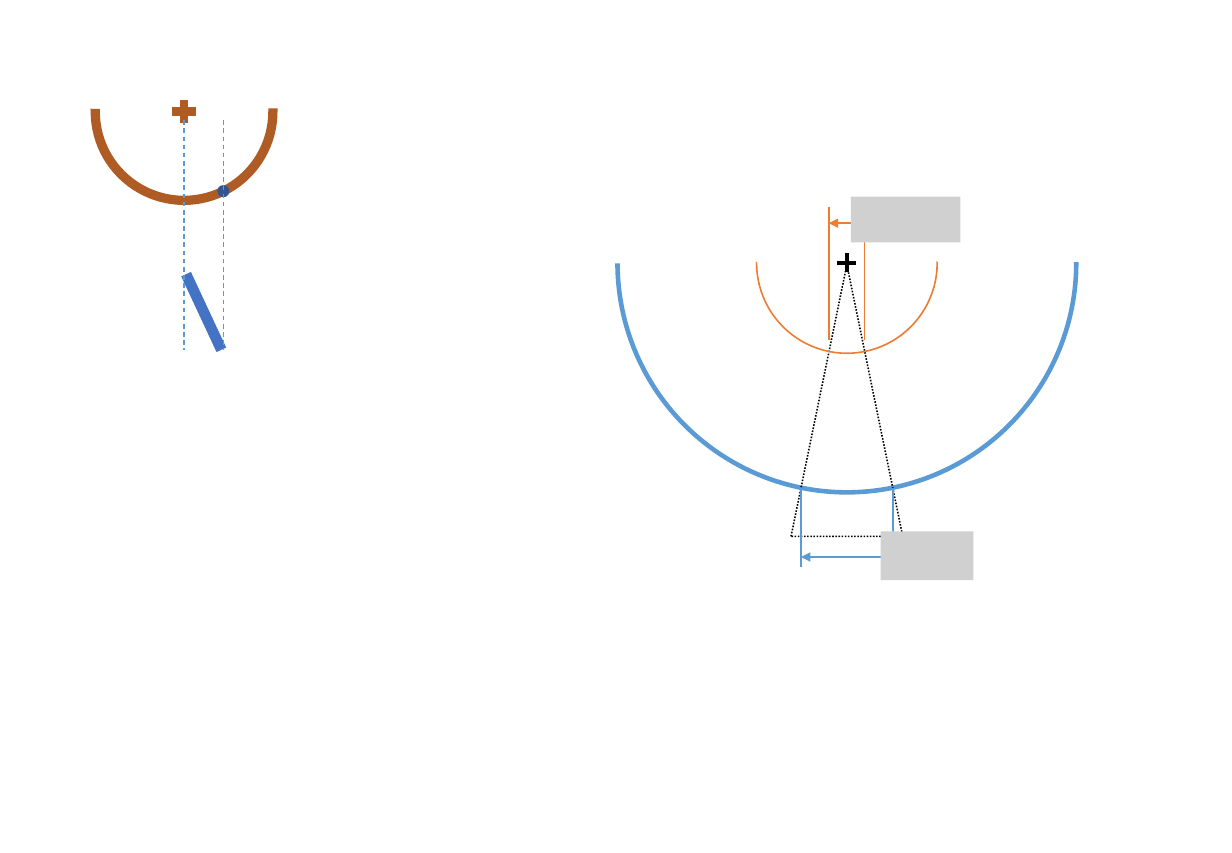
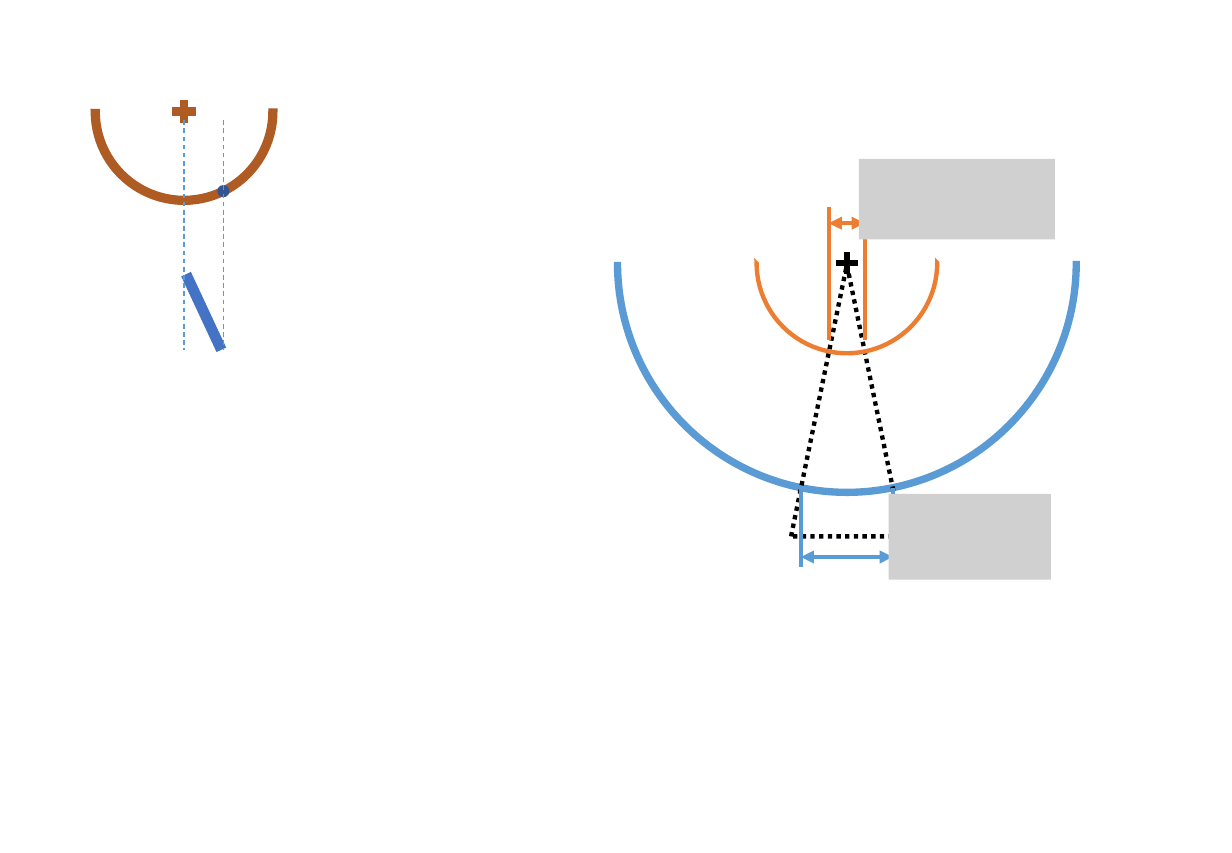
Before and after one commit to samuelwilliams413/METR4901, a slide deck: slide 28 of Report/FuncDecomp.pptx (slide 27 before the commit). Drawn at 1232x853 pixels with LibreOffice and Linux fonts; fonts in the diff are those of the drawing; grey boxes stand for pictures. Boxes give left, top, right and bottom in pixels: in the first picture for what was removed or moved away, otherwise in the second. Text is boxed around its words. In the diff, an @@ line names an element or a change of style, - is before the commit and + after.

```diff
--- a/Report/FuncDecomp.pptx
+++ b/Report/FuncDecomp.pptx
@@ arch (boxed as its full ring) at bbox=[617, 32, 1078, 494]: outline #5B9BD5 1 pt to #5B9BD5 2.75 pt @@
@@ arch (boxed as its full ring) at bbox=[756, 173, 937, 354]: outline #ED7D31 1 pt to #ED7D31 2.75 pt @@
@@ picture: place and size @@
-picture at bbox=[851, 197, 960, 242]
+picture at bbox=[859, 159, 1055, 240]
@@ line (829, 340) - (829, 207): stroke #ED7D31 1 pt to #ED7D31 2.75 pt @@
@@ line (865, 340) - (865, 207): stroke #ED7D31 1 pt to #ED7D31 2.75 pt @@
@@ double arrow (829, 223) - (865, 223): stroke #ED7D31 1 pt to #ED7D31 2.75 pt @@
@@ triangle at bbox=[792, 265, 903, 537]: outline #000000 1 pt dashed to #000000 2.75 pt dashed @@
@@ plus sign at bbox=[835, 251, 859, 275]: outline #000000 1 pt to #000000 2.75 pt @@
@@ line (801, 488) - (801, 567): stroke #5B9BD5 1 pt to #5B9BD5 2.75 pt @@
@@ picture: place and size @@
-picture at bbox=[880, 531, 974, 580]
+picture at bbox=[888, 494, 1051, 580]
@@ line (893, 488) - (893, 567): stroke #5B9BD5 1 pt to #5B9BD5 2.75 pt @@
@@ double arrow (801, 557) - (893, 557): stroke #5B9BD5 1 pt to #5B9BD5 2.75 pt @@
```
Also in this commit, not shown: 2 slides added, 1 slide removed, 2 other files.
